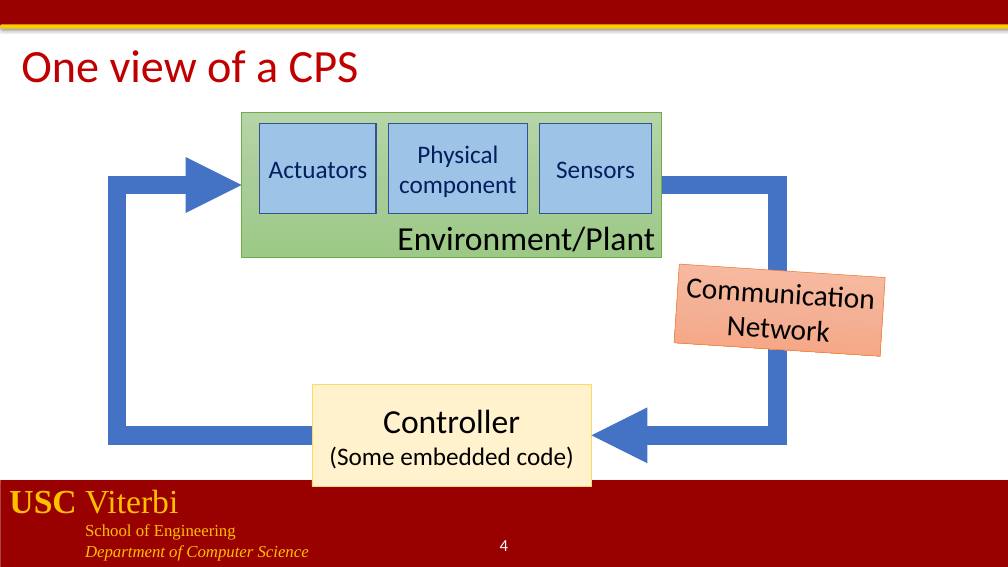
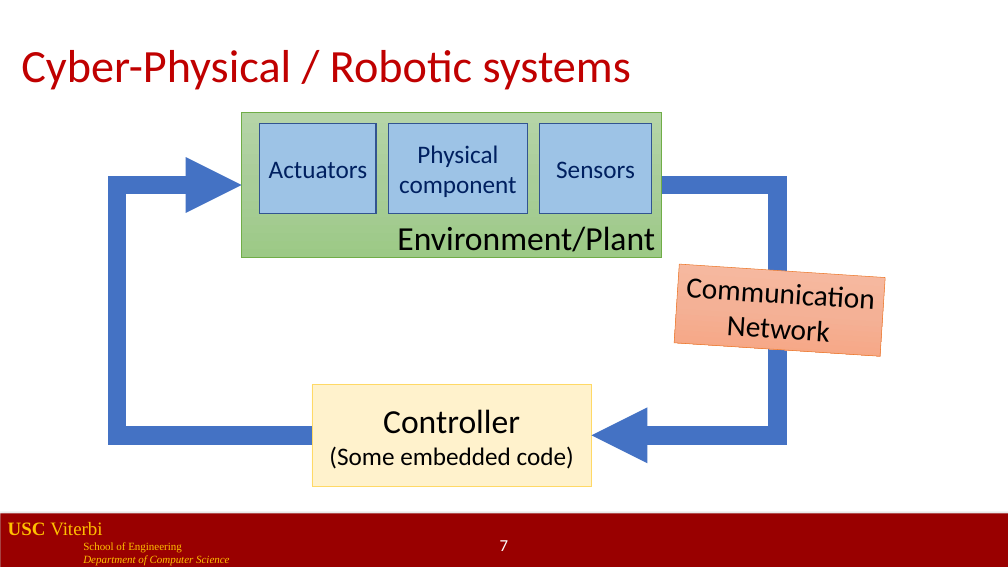
Before and after one commit to jdeshmukh/jdeshmukh.github.io, a slide deck: slide 7 of teaching/cs699-fm-for-robotics-spring-2021/course-intro.pptx (slide 4 before the commit). Drawn at 1008x567 pixels with LibreOffice and Linux fonts; fonts in the diff are those of the drawing; background and template pictures are left out. Boxes give left, top, right and bottom in pixels: in the first picture for what was removed or moved away, otherwise in the second. Text is boxed around its words. In the diff, an @@ line names an element or a change of style, - is before the commit and + after.

```diff
--- a/teaching/cs699-fm-for-robotics-spring-2021/course-intro.pptx
+++ b/teaching/cs699-fm-for-robotics-spring-2021/course-intro.pptx
@@ rectangle removed at [0,0,1008,25] @@
@@ rectangle removed at [1,24,1008,29] @@
@@ title at [21,50,631,90]: text changed @@
-One view of a CPS
+Cyber-Physical / Robotic systems
@@ text "USC Viterbi": place and size @@
-text "USC Viterbi" at [9,489,309,561]
+text "USC Viterbi" at [8,522,229,566]
@@ text "USC Viterbi" at [8,522,229,566]: size 32 to 18 pt in "USC Viterbi"; size 16 to 10.5 pt in "School of Engineering", "Department of Computer Science" @@
@@ rectangle: place and size @@
-rectangle at [0,480,1008,567]
+rectangle at [0,513,1008,567]
@@ page number at [500,540,508,551]: text changed @@
-4
+7
```
Also in this commit, not shown: 4 other slides changed, 16 slides added, 9 slides removed, 5 other files.
